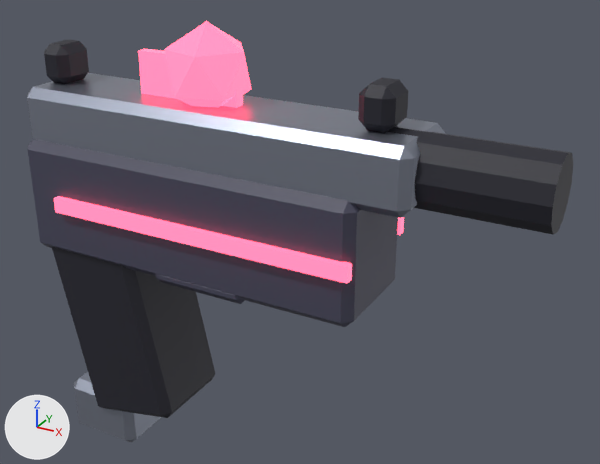
The FBX model roblox/games/gun-forge/art/blender/guns/pistol_r5.fbx, before and after one commit.
Both versions are drawn from a camera (50 mm lens) standing at (2.56, -2.87, 1.98) and looking at (0.92, 0.13, 0.48). Arrows for +X, +Y and +Z are at lower left; the lights stay in place. The first picture is the older version.

Names of what the first picture shows: 'Pistol_R5'.
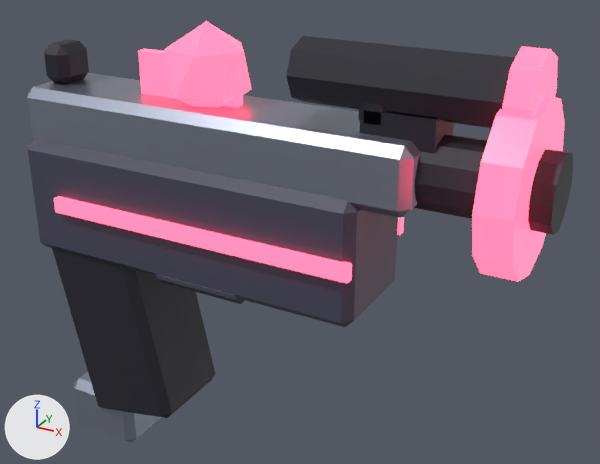
Pixel boxes (x1, y1, x2, y2) of what changed, in the pictures (600 x 464 px):
part 1 of me_cube, added (red)
    after: (472, 96, 565, 282)
part 2 of me_cube, added (black)
    after: (286, 36, 515, 128)
part 3 of me_cube, added (red)
    after: (502, 46, 558, 119)
part 4 of me_cube, added (black)
    after: (360, 109, 454, 154)

Diff of the bpy script that builds the scene:
```diff
--- a/roblox/games/gun-forge/art/blender/guns/pistol_r5.fbx.py
+++ b/roblox/games/gun-forge/art/blender/guns/pistol_r5.fbx.py
@@ me_cube @@
 # used by ob_pistol_r5; location = (0.0, 0.0, 0.0)
-me_cube.from_pydata(...)  # 228 vertices, 408 faces; spans x -0.35..2.05, y -0.28..0.28, z -0.8..1.4
+me_cube.from_pydata(...)  # 308 vertices, 544 faces; spans x -0.35..2.05, y -0.34..0.34, z -0.8..1.42
+# me_cube part 1: a new loose piece, a 12-sided cylinder along x spanning x 1.83..1.97, y -0.34..0.34, z 0.58..1.26, in mat_gunaccent (red #ff4f6a, glowing red #ff4f6a)
+# me_cube part 2: a new loose piece, an 8-sided cylinder along x spanning x 1.0..1.9, y -0.13..0.13, z 1.12..1.38, in mat_gundark (black #1f1f2b)
+# me_cube part 3: a new loose piece, an 8-sided cylinder along x spanning x 1.85..1.95, y -0.17..0.17, z 1.08..1.42, in mat_gunaccent (red #ff4f6a, glowing red #ff4f6a)
+# me_cube part 4: a new loose piece, a box spanning x 1.3..1.6, y -0.1..0.1, z 0.95..1.15, in mat_gundark (black #1f1f2b)
+# other edits to the shape of me_cube do not show in these pictures
 me_cube.materials.append(mat_gunbody)
```
